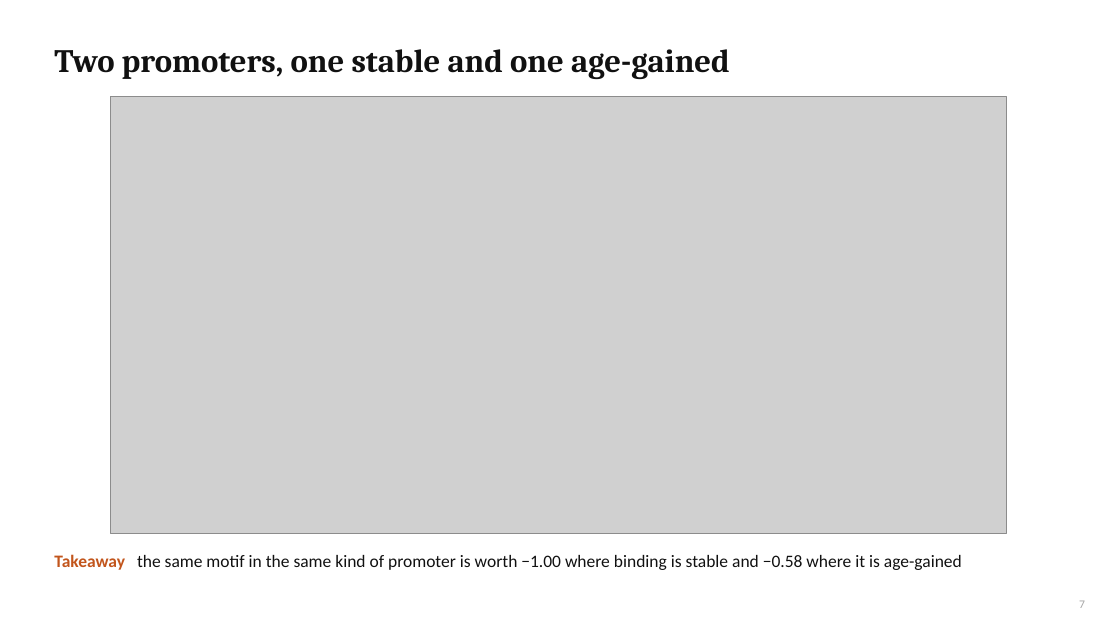
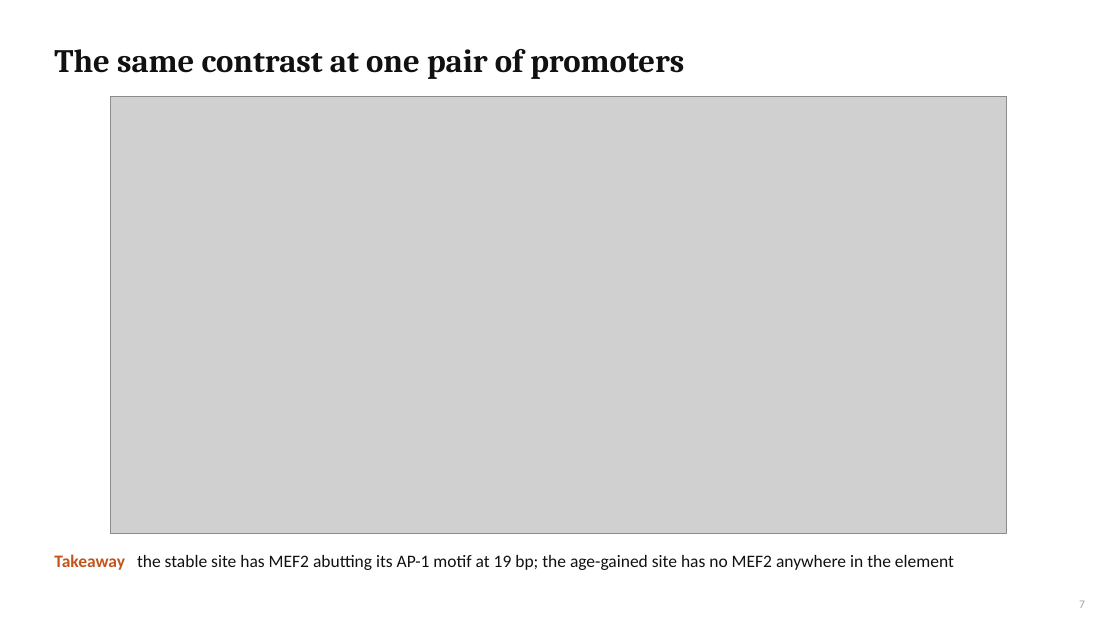
Before and after one commit to cytokine4242/Alpha_Genome_Ap1, a slide deck: slide 7 of Analysis/AP1_AlphaGenome_results.pptx. Drawn at 1120x630 pixels with LibreOffice and Linux fonts; fonts in the diff are those of the drawing; grey boxes stand for pictures. Boxes give left, top, right and bottom in pixels: in the first picture for what was removed or moved away, otherwise in the second. Text is boxed around its words. In the diff, an @@ line names an element or a change of style, - is before the commit and + after.

```diff
--- a/Analysis/AP1_AlphaGenome_results.pptx
+++ b/Analysis/AP1_AlphaGenome_results.pptx
@@ title at <box>54,49,684,79</box>: text changed @@
-Two promoters, one stable and one age-gained
+The same contrast at one pair of promoters
@@ text at <box>54,554,954,570</box>: text changed @@
-Takeaway the same motif in the same kind of promoter is worth −1.00 where binding is stable and −0.58 where it is age-gained
+Takeaway the stable site has MEF2 abutting its AP-1 motif at 19 bp; the age-gained site has no MEF2 anywhere in the element
```
Also in this commit, not shown: 3 other slides changed, 5 other files.
